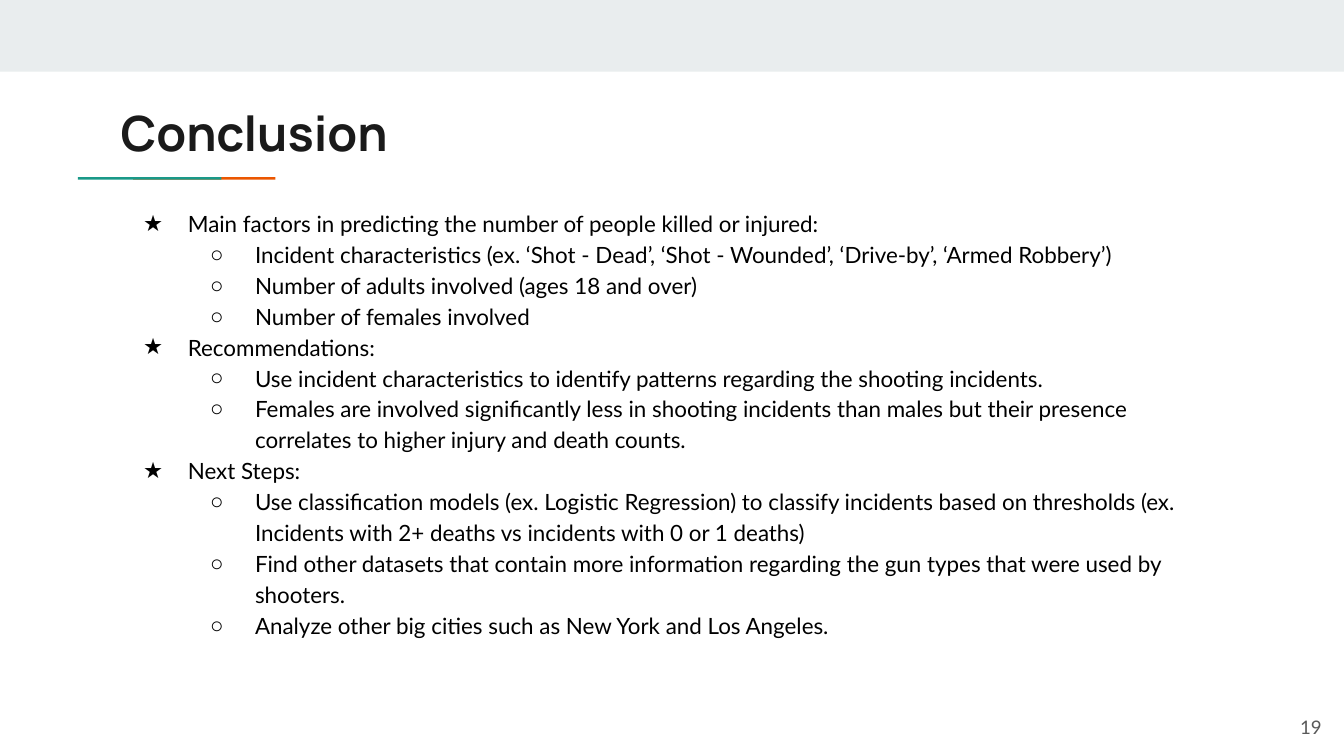
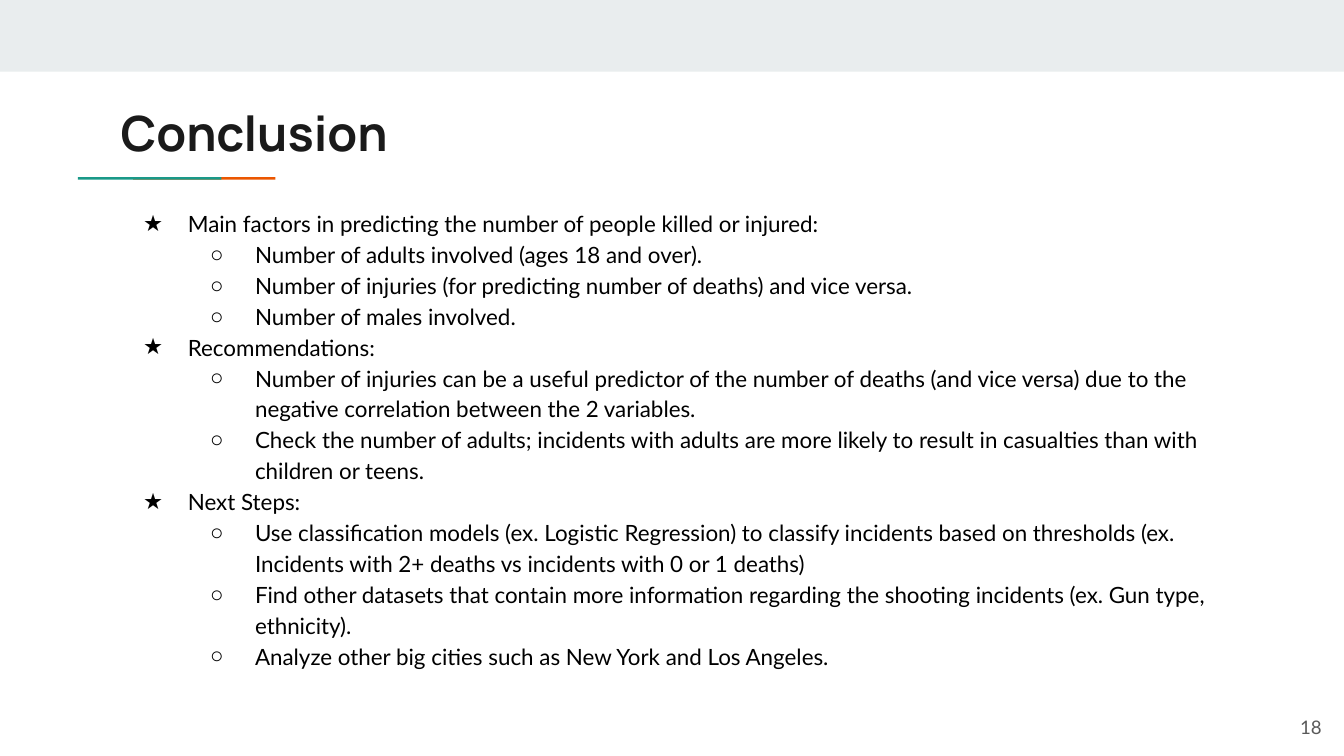
Before and after one commit to nysportsfan/Gun-Violence-in-the-US, a slide deck: slide 18 of Final_Presentation/06_gun_violence_presentation.pptx (slide 19 before the commit). Drawn at 1344x756 pixels with LibreOffice and Linux fonts; fonts in the diff are those of the drawing. Boxes give left, top, right and bottom in pixels: in the first picture for what was removed or moved away, otherwise in the second. Text is boxed around its words. In the diff, an @@ line names an element or a change of style, - is before the commit and + after.

```diff
--- a/Final_Presentation/06_gun_violence_presentation.pptx
+++ b/Final_Presentation/06_gun_violence_presentation.pptx
@@ text at <box>255,246,912,325</box>: text changed @@
-  ○ Incident characteristics (ex. ‘Shot - Dead’, ‘Shot - Wounded’, ‘Drive-by’, ‘Armed Robbery’)
-  ○ Number of adults involved (ages 18 and over)
-  ○ Number of females involved
+  ○ Number of adults involved (ages 18 and over).
+  ○ Number of injuries (for predicting number of deaths) and vice versa.
+  ○ Number of males involved.
@@ text at <box>255,370,1197,479</box>: text changed @@
-  ○ Use incident characteristics to identify patterns regarding the shooting incidents.
-  ○ Females are involved significantly less in shooting incidents than males but their presence correlates to higher injury and death counts.
+  ○ Number of injuries can be a useful predictor of the number of deaths (and vice versa) due to the negative correlation between the 2 variables.
+  ○ Check the number of adults; incidents with adults are more likely to result in casualties than with children or teens.
@@ text at <box>255,586,1205,638</box>: text changed @@
-  ○ Find other datasets that contain more information regarding the gun types that were used by shooters.
+  ○ Find other datasets that contain more information regarding the shooting incidents (ex. Gun type, ethnicity).
@@ page number at <box>1300,720,1322,734</box>: text changed @@
-19
+18
```
Also in this commit, not shown: 6 other slides changed, 1 slide added, 2 slides removed, 1 other file.
